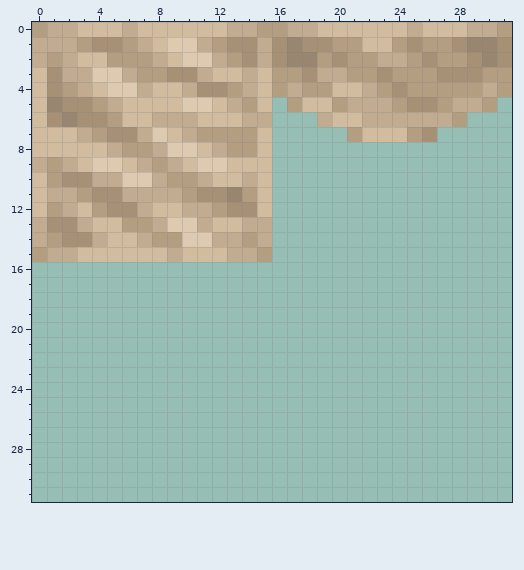
Two versions of one pixel-art sprite, src/assets/gauntlet/textures/decoration/cloth_cover.png. Above is the file before it was changed.
The file is 32x32 pixels.
After the commit:
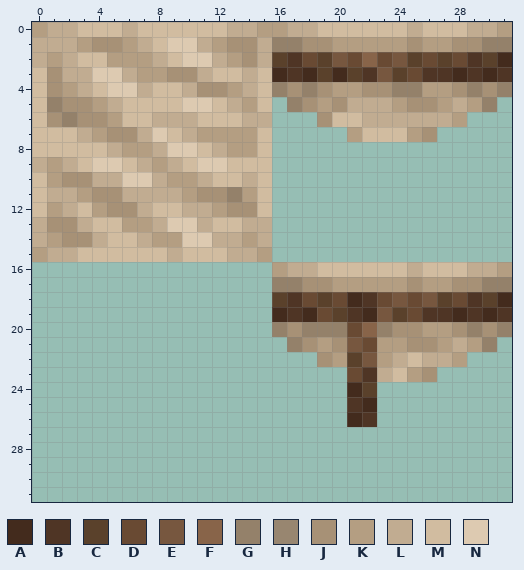
Palette (. is transparent): A #432b1d  B #4f3525  C #5a412b  D #694a33  E #77573f  F #886449  G #94816a  H #988670  J #a79176  K #b49e82  L #c1ac91  M #d1bca0  N #ddcab1
What changed:
{"y":1,"x":16,"old":"JH","new":"GG"}
{"y":1,"x":22,"old":"MM","new":"KK"}
{"y":1,"x":29,"old":"HHJ","new":"JGG"}
{"y":2,"x":16,"old":"JHHKJKKLLKJKKJHJ","new":"CBDCEDFDECDCDBCA"}
{"y":3,"x":16,"old":"KKJLLKKJKKKJJJKK","new":"ABACACBECDBBABAB"}
{"y":4,"x":16,"old":"KLKKMMLKJK","new":"GJGJKKJJGG"}
{"y":4,"x":28,"old":"KKLK","new":"JGJG"}
{"y":5,"x":1,"old":"H","new":"G"}
{"y":5,"x":17,"old":"KMMK","new":"GJKJ"}
{"y":5,"x":29,"old":"LK","new":"KG"}
{"y":6,"x":2,"old":"H","new":"G"}
{"y":6,"x":19,"old":"L","new":"J"}
{"y":11,"x":13,"old":"H","new":"G"}
{"y":16,"x":16,"old":"................","new":"KLLMMMMMMLMMMLLK"}
{"y":17,"x":16,"old":"................","new":"GGJJKKKKKJKKJJGG"}
{"y":18,"x":16,"old":"................","new":"CBDCDABDEDECDBCA"}
{"y":19,"x":16,"old":"................","new":"ABADCBAECDBBABAB"}
{"y":20,"x":16,"old":"................","new":"GJGGGDFGJJKKJGJG"}
{"y":21,"x":17,"old":"..............","new":"GJKJEDKKJJKLKG"}
{"y":22,"x":19,"old":"..........","new":"JKCEKLMLLK"}
{"y":23,"x":21,"old":"......","new":"DBLMKJ"}
{"y":24,"x":21,"old":"..","new":"AC"}
{"y":25,"x":21,"old":"..","new":"BA"}
{"y":26,"x":21,"old":"..","new":"AB"}
{"label":"changed","picture_box":[272,37,512,127]}
{"label":"changed","picture_box":[47,97,77,127]}
{"label":"changed","picture_box":[227,187,242,202]}
{"label":"added","picture_box":[272,262,512,427]}
